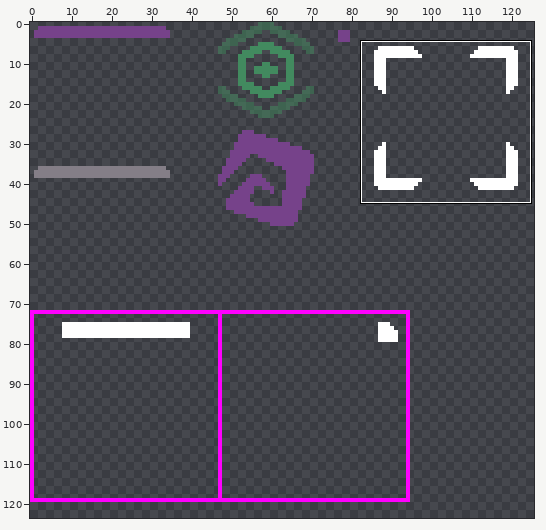
Pixel-art file: Assets/Resources/Art/Tiles.ase. Above: a wide view before the commit, with the close-up outlined.
Close-up. Before the commit:
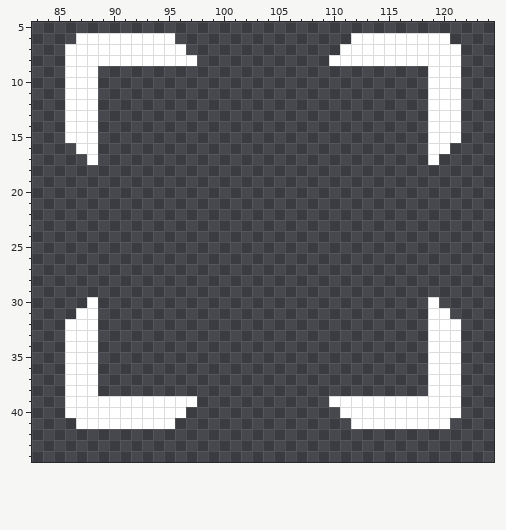
128x128 pixels, 1 frame. Pixels under 10% opacity are left out. Shown: x 83..124, y 5..44. The wide view leaves out empty margins.
The result:
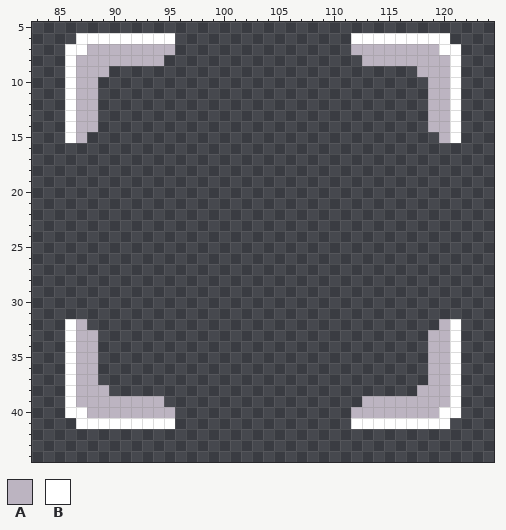
Palette (. is transparent): A #bcb4c1  B #ffffff
Change:
Layer "Layer 4":
y 7: x 88..96 BBBBBBBBB -> AAAAAAAA.; x 111..119 BBBBBBBBB -> .AAAAAAAA
y 8: x 87..97 BBBBBBBBBBB -> AAAAAAAA...; x 110..120 BBBBBBBBBBB -> ...AAAAAAAA
y 9: x 87..89 BB. -> AAA; x 118..120 .BB -> AAA
y 10..14: x 87..88 BB -> AA; x 119..120 BB -> AA
y 15: x 87..88 BB -> A.; x 119..120 BB -> .A
y 16: x 87..88 BB -> ..; x 119..120 BB -> ..
y 17: x 88 B -> .; x 119 B -> .
y 30: x 88 B -> .; x 119 B -> .
y 31: x 87..88 BB -> ..; x 119..120 BB -> ..
y 32: x 87..88 BB -> A.; x 119..120 BB -> .A
y 33..37: x 87..88 BB -> AA; x 119..120 BB -> AA
y 38: x 87..89 BB. -> AAA; x 118..120 .BB -> AAA
y 39: x 87..97 BBBBBBBBBBB -> AAAAAAAA...; x 110..120 BBBBBBBBBBB -> ...AAAAAAAA
y 40: x 88..96 BBBBBBBBB -> AAAAAAAA.; x 111..119 BBBBBBBBB -> .AAAAAAAA
Pixel boxes of the changes (left, top, right, bottom) in both close-ups:
changed: (76, 44, 197, 165)
changed: (329, 44, 450, 165)
changed: (76, 297, 197, 418)
changed: (329, 297, 450, 418)
